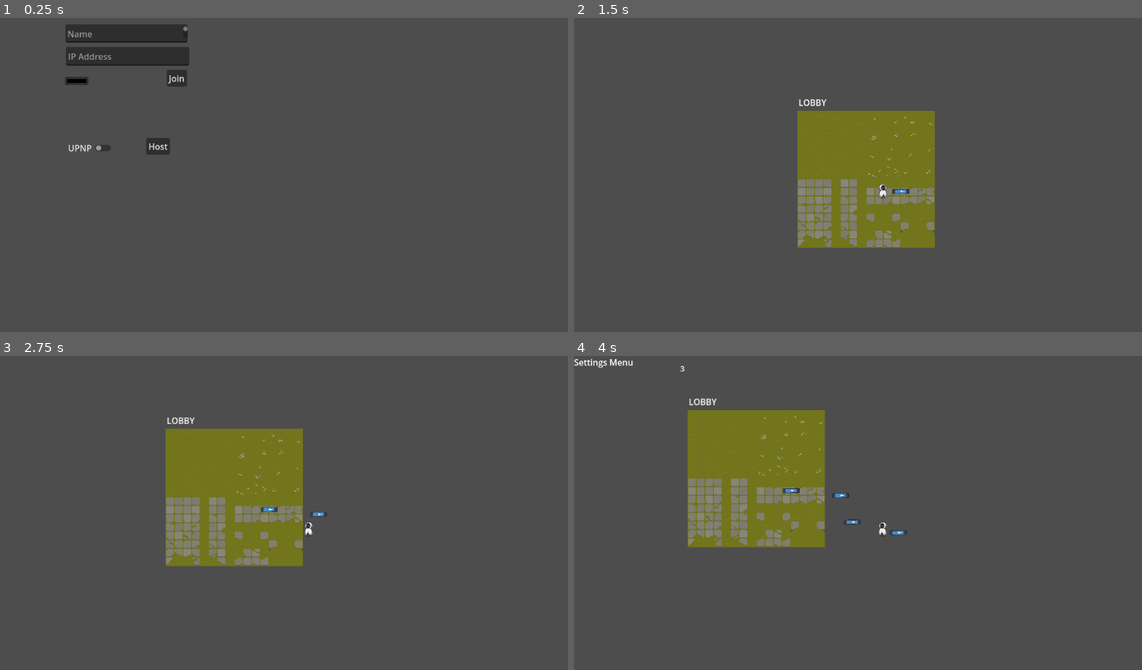
Above: before the commit, frames 1-4 (two rows, left to right).
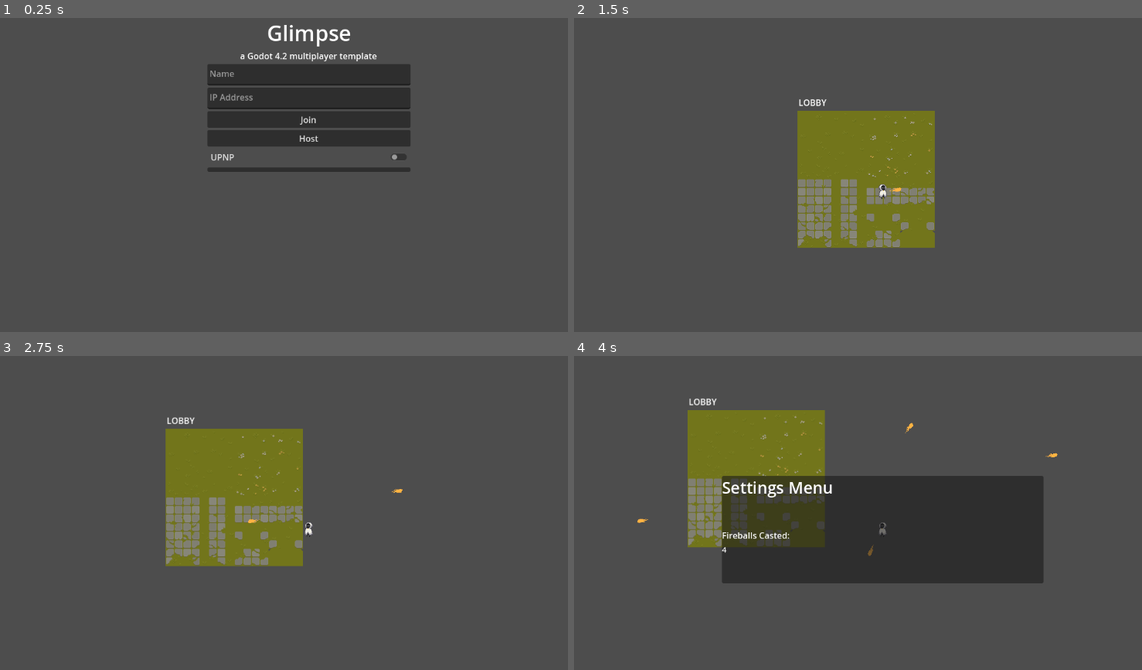
Above: after the commit, the same moments.

Repository: jonandrewdavis/glimpse
Game: Godot game, scene res://Main.tscn
Same seed, same stepped clock (60 frames per second), same inputs: the game is played once before the commit and once after it. The engine's default icon, where the game draws it, is replaced by a stand-in: a white triangle on a blue panel in a dark square.
Inputs (mouse positions are in pixels of both pictures, inside the frame that each line leads up to):
- Up to frame 1 (0.25 s): no input
- Up to frame 2 (1.5 s): click "Host" at 0.5 s; tap Enter at 1.25 s; move the mouse to (1017, 175) at 1.27 s; hold Right (ui_right) from 1.28 s (still down); tap F (f) at 1.35 s
- Up to frame 3 (2.75 s): tap Z (z, bound only before the commit) at 1.55, 2.1 s; move the mouse to (187, 547) at 2.02 s; release Right (ui_right) at 2.03 s; hold Down (ui_down) from 2.03 s (still down); tap F (f) at 2.3 s
- Up to frame 4 (4 s): move the mouse to (943, 453) at 2.77 s; release Down (ui_down) at 2.78 s; hold Right (ui_right) 2.78-3.53 s; tap F (f) at 2.85, 3.8 s; tap Z (z, bound only before the commit) at 3.05 s; move the mouse to (852, 597) at 3.52 s; hold Up (ui_up) from 3.53 s (still down); tap Tab (tab) at 3.6 s

The runs differ from the first frame. In frame 1, 13% of the frame differs, in the area x 11-73%, y 2-50%; in frame 2, less than 0.1%; in frame 3, 0.1%; in frame 4, 19%, in the area x 0-86%, y 0-73%.

Commit message:
re:do ui, adjust fireball, basically complete

Diff:
--- a/Main.tscn
+++ b/Main.tscn
@@ -22,65 +22,72 @@
 
 [node name="MainMenu" type="Control" parent="CanvasLayer"]
 layout_mode = 3
-anchors_preset = 0
-offset_right = 441.0
-offset_bottom = 280.0
+anchors_preset = 15
+anchor_right = 1.0
+anchor_bottom = 1.0
+grow_horizontal = 2
+grow_vertical = 2
 script = ExtResource("1_quv7y")
 
-[node name="Host" type="Button" parent="CanvasLayer/MainMenu"]
-layout_mode = 0
-offset_left = 273.0
-offset_top = 224.0
-offset_right = 317.0
-offset_bottom = 255.0
+[node name="Panel" type="Panel" parent="CanvasLayer/MainMenu"]
+layout_mode = 1
+anchors_preset = 5
+anchor_left = 0.5
+anchor_right = 0.5
+grow_horizontal = 2
+
+[node name="VBoxContainer" type="VBoxContainer" parent="CanvasLayer/MainMenu/Panel"]
+layout_mode = 1
+anchors_preset = 5
+anchor_left = 0.5
+anchor_right = 0.5
+offset_left = -189.5
+offset_right = 189.5
+offset_bottom = 164.0
+grow_horizontal = 2
+
+[node name="Title" type="Label" parent="CanvasLayer/MainMenu/Panel/VBoxContainer"]
+layout_mode = 2
+theme_override_font_sizes/font_size = 40
+text = "Glimpse"
+horizontal_alignment = 1
+
+[node name="Description" type="Label" parent="CanvasLayer/MainMenu/Panel/VBoxContainer"]
+layout_mode = 2
+text = "a Godot 4.2 multiplayer template"
+horizontal_alignment = 1
+
+[node name="Error" type="Label" parent="CanvasLayer/MainMenu/Panel/VBoxContainer"]
+visible = false
+layout_mode = 2
+text = "Error: Couldn't connect to the multiplayer server."
+
+[node name="Nickname" type="TextEdit" parent="CanvasLayer/MainMenu/Panel/VBoxContainer"]
+custom_minimum_size = Vector2(0, 40)
+layout_mode = 2
+placeholder_text = "Name"
+
+[node name="IP" type="TextEdit" parent="CanvasLayer/MainMenu/Panel/VBoxContainer"]
+custom_minimum_size = Vector2(0, 40)
+layout_mode = 2
+placeholder_text = "IP Address"
+
+[node name="Join" type="Button" parent="CanvasLayer/MainMenu/Panel/VBoxContainer"]
+layout_mode = 2
+text = "Join"
+
+[node name="Host" type="Button" parent="CanvasLayer/MainMenu/Panel/VBoxContainer"]
+layout_mode = 2
 text = "Host"
 
-[node name="Join" type="Button" parent="CanvasLayer/MainMenu"]
-layout_mode = 0
-offset_left = 311.0
-offset_top = 97.0
-offset_right = 349.0
-offset_bottom = 128.0
-text = "Join"
-
-[node name="UPNP" type="CheckButton" parent="CanvasLayer/MainMenu"]
-layout_mode = 0
-offset_left = 121.0
-offset_top = 227.0
-offset_right = 214.0
-offset_bottom = 258.0
+[node name="UPNP" type="CheckButton" parent="CanvasLayer/MainMenu/Panel/VBoxContainer"]
+layout_mode = 2
 text = "UPNP"
 
-[node name="Nickname" type="TextEdit" parent="CanvasLayer/MainMenu"]
-layout_mode = 0
-offset_left = 122.0
-offset_top = 12.0
-offset_right = 350.0
-offset_bottom = 46.0
-placeholder_text = "Name"
+[node name="ColorPickerButton" type="ColorPickerButton" parent="CanvasLayer/MainMenu/Panel/VBoxContainer"]
+layout_mode = 2
+edit_alpha = false
 
-[node name="IP" type="TextEdit" parent="CanvasLayer/MainMenu"]
-layout_mode = 0
-offset_left = 123.0
-offset_top = 54.0
-offset_right = 353.0
-offset_bottom = 89.0
-placeholder_text = "IP Address"
-
-[node name="ColorPickerButton" type="ColorPickerButton" parent="CanvasLayer/MainMenu"]
-layout_mode = 0
-offset_left = 121.0
-offset_top = 110.0
-offset_right = 165.0
-offset_bottom = 125.0
-
-[node name="Error" type="Label" parent="CanvasLayer/MainMenu"]
-visible = false
-layout_mode = 0
-offset_right = 40.0
-offset_bottom = 23.0
-text = "Error: Couldn't connect to the multiplayer server."
-
-[connection signal="pressed" from="CanvasLayer/MainMenu/Host" to="CanvasLayer/MainMenu" method="_on_host_pressed"]
-[connection signal="pressed" from="CanvasLayer/MainMenu/Join" to="CanvasLayer/MainMenu" method="_on_join_pressed"]
-[connection signal="toggled" from="CanvasLayer/MainMenu/UPNP" to="CanvasLayer/MainMenu" method="_on_upnp_toggled"]
+[connection signal="pressed" from="CanvasLayer/MainMenu/Panel/VBoxContainer/Join" to="CanvasLayer/MainMenu" method="_on_join_pressed"]
+[connection signal="pressed" from="CanvasLayer/MainMenu/Panel/VBoxContainer/Host" to="CanvasLayer/MainMenu" method="_on_host_pressed"]
+[connection signal="toggled" from="CanvasLayer/MainMenu/Panel/VBoxContainer/UPNP" to="CanvasLayer/MainMenu" method="_on_upnp_toggled"]
--- a/MainMenu.gd
+++ b/MainMenu.gd
@@ -5,10 +5,15 @@
 var quick_quit_enabled = true
 
 @onready var world_ref = get_node('/root/Main/World')
+@onready var ip_ref = $Panel/VBoxContainer/IP
+@onready var nickname = $Panel/VBoxContainer/Nickname
+@onready var upnp_ref = $Panel/VBoxContainer/UPNP
+@onready var color_button = $Panel/VBoxContainer/ColorPickerButton
 
 func _ready():
 	prepare_server_or_client()
 	multiplayer.connection_failed.connect(_on_connected_fail)
+	multiplayer.server_disconnected.connect(_on_connected_fail)
 	pass
 
 func _unhandled_input(_event):
@@ -31,7 +36,7 @@
 	if args.size() == 0:
 		# OPTIONAL: Create a text file with this name, it won't be added to git.
 		# When you export, the server IP will be pre-filled for clients.
-		$IP.text = read_secret_ip("res://DEDICATED_SERVER_SECRET.txt")
+		ip_ref.text = read_secret_ip("res://DEDICATED_SERVER_SECRET.txt")
 
 func _on_host_pressed():
 	var peer = ENetMultiplayerPeer.new()
@@ -43,7 +48,7 @@
 	start_game()
 
 func _on_join_pressed():
-	var ip = $IP.text
+	var ip = ip_ref.text
 	var peer = ENetMultiplayerPeer.new()
 	var peer_client_status = peer.create_client(ip, PORT)
 	if peer_client_status == OK:
@@ -53,18 +58,17 @@
 	else:
 		_on_connected_fail()
 
-# This is a just in case.
 func _on_connected_fail():
 	multiplayer.multiplayer_peer = null
-	$Error.show()
+	$Panel/VBoxContainer/Error.show()
 	show()
 
 func start_game():
 	# If we're a client, we just hide and send our join info.
 	hide()
 	Store.client_join_info = {
-		"nickname": $Nickname.text,
-		"color": $ColorPickerButton.color,
+		"nickname": nickname.text,
+		"color": color_button.color,
 		"id": multiplayer.get_unique_id(),
 	}
 
--- a/Player/Player.gd
+++ b/Player/Player.gd
@@ -74,19 +74,23 @@
 	mov_direction = mov_direction.normalized()
 
 	if Input.is_action_just_released("f"):
-		create_object.rpc()
-
-	if Input.is_action_just_released("z"):
+		# Incrementing the score is just an example.
 		var newVal = Store.store.score + 1
 		Store.set_state.rpc('score', newVal)
+		# Because player input isn't synced and create happens on the server
+		# we need to pass in the mouse position of the player who casted it.
+		cast_fireball.rpc(get_global_mouse_position())
 
 @rpc("call_local", "reliable")
-func create_object():
+func cast_fireball(player_mouse_position):
 	if multiplayer.is_server():
-		var fire = load("res://Projectiles/Fireball.tscn")
-		var fun = fire.instantiate()
-		fun.position = global_position
-		get_parent().add_child(fun, true)
+		var fireball_scene = load("res://Projectiles/Fireball.tscn")
+		var fireball = fireball_scene.instantiate()
+		fireball.position = global_position
+		fireball.look_at(player_mouse_position)
+		fireball.direction = (player_mouse_position - global_position).normalized()
+		# I learned the hard way only the server should add things the MultiplayerSpawner will handle the rest.
+		get_parent().add_child(fireball, true)
 
 # if is_on_wall() and FSM.current_state.name != 'PlayerMove':
 	# velocity = velocity.move_toward(mov_direction * max_speed * 0.9, (acceleration * 1.05) * delta)
--- a/Projectiles/Fireball.gd
+++ b/Projectiles/Fireball.gd
@@ -1 +1,12 @@
 extends Node2D
+
+var direction: Vector2 = Vector2.ZERO
+var speed = 200
+
+func _ready():
+	if multiplayer.is_server():
+		await get_tree().create_timer(4).timeout
+		queue_free()
+
+func _physics_process(delta: float) -> void:
+	position += direction * speed * delta
--- a/Projectiles/Fireball.tscn
+++ b/Projectiles/Fireball.tscn
@@ -1,6 +1,6 @@
 [gd_scene load_steps=4 format=3 uid="uid://dxc5fjs64yve3"]
 
-[ext_resource type="Texture2D" uid="uid://l1651pbhatb7" path="res://icon.svg" id="1_7sxxj"]
+[ext_resource type="Script" path="res://Projectiles/Fireball.gd" id="1_xn621"]
 
 [sub_resource type="CircleShape2D" id="CircleShape2D_ul2ya"]
 radius = 4.12311
@@ -9,19 +9,24 @@
 properties/0/path = NodePath(".:position")
 properties/0/spawn = true
 properties/0/replication_mode = 1
+properties/1/path = NodePath(".:rotation")
+properties/1/spawn = true
+properties/1/replication_mode = 1
 
 [node name="Fireball" type="Node2D"]
-
-[node name="Sprite2D" type="Sprite2D" parent="."]
-position = Vector2(35.8676, -0.397298)
-rotation = 1.55334
-scale = Vector2(0.0726492, 0.244133)
-texture = ExtResource("1_7sxxj")
+script = ExtResource("1_xn621")
 
 [node name="Area2D" type="Area2D" parent="."]
 
 [node name="CollisionShape2D" type="CollisionShape2D" parent="Area2D"]
+position = Vector2(23, 0)
 shape = SubResource("CircleShape2D_ul2ya")
 
 [node name="MultiplayerSynchronizer" type="MultiplayerSynchronizer" parent="."]
 replication_config = SubResource("SceneReplicationConfig_oi5yr")
+
+[node name="Polygon2D" type="Polygon2D" parent="."]
+position = Vector2(0, 1.19209e-07)
+scale = Vector2(1, 0.7)
+color = Color(1, 0.705882, 0.258824, 1)
+polygon = PackedVector2Array(19, -4, 24, -5, 27, -2, 26, 2, 24, 5, 20, 5, 14, 4, 17, 3, 14, 2, 11, 3, 8, 3, 12, 1, 12, 0, 7, 1, 4, 1, 10, -1, 15, -2, 16, -3, 13, -3, 11, -3, 15, -5, 17, -4)
--- a/Store/Store.gd
+++ b/Store/Store.gd
@@ -35,7 +35,6 @@
 func set_state(key, value):
 	if multiplayer.is_server():
 		if key == 'client_join':
-
 			store.players[value.id] = value
 		if key == 'client_leave':
 			store.players.erase(value)
--- a/UI/UI.gd
+++ b/UI/UI.gd
@@ -1,14 +1,11 @@
 extends Node
-
-# Server is authorativie LIST of EVERYTHING. and we do nothing but link up the "text".
-# properties in the Syncronizer!
 
 @export var score = 0
 @export var peer_list = []
 
 @onready var menu_ref = $CanvasLayer/SettingsMenu
-@onready var players_label = $CanvasLayer/SettingsMenu/Players
-@onready var score_label = $CanvasLayer/SettingsMenu/Label
+@onready var players_label = $CanvasLayer/SettingsMenu/Panel/VBoxContainer/Players
+@onready var score_label = $CanvasLayer/SettingsMenu/Panel/VBoxContainer/Score
 
 func _ready():
 	menu_ref.hide()
@@ -22,12 +19,10 @@
 		var single = ""
 		for k in Store.store.players[id]:
 			single += str(Store.store.players[id][k]) + ', '
-
-		completePlayers += 'player: ' + single + '\n '
+		completePlayers += 'player: ' + single + '\n'
 	players_label.text = completePlayers
 	pass
 
-# TODO: this should be a player action?
 func _unhandled_input(_event):
 	if Input.is_action_just_pressed("esc") or Input.is_action_just_pressed("tab"):
 		menu_ref.visible = !menu_ref.visible
--- a/UI/UI.tscn
+++ b/UI/UI.tscn
@@ -9,27 +9,45 @@
 
 [node name="SettingsMenu" type="Control" parent="CanvasLayer"]
 layout_mode = 3
-anchors_preset = 0
-offset_right = 40.0
-offset_bottom = 40.0
+anchors_preset = 15
+anchor_right = 1.0
+anchor_bottom = 1.0
+grow_horizontal = 2
+grow_vertical = 2
 
-[node name="Top" type="Label" parent="CanvasLayer/SettingsMenu"]
-layout_mode = 0
-offset_right = 106.0
-offset_bottom = 23.0
+[node name="Panel" type="Panel" parent="CanvasLayer/SettingsMenu"]
+custom_minimum_size = Vector2(600, 200)
+layout_mode = 1
+anchors_preset = 8
+anchor_left = 0.5
+anchor_top = 0.5
+anchor_right = 0.5
+anchor_bottom = 0.5
+grow_horizontal = 2
+grow_vertical = 2
+
+[node name="VBoxContainer" type="VBoxContainer" parent="CanvasLayer/SettingsMenu/Panel"]
+layout_mode = 1
+anchors_preset = 15
+anchor_right = 1.0
+anchor_bottom = 1.0
+grow_horizontal = 2
+grow_vertical = 2
+
+[node name="SettingsMenuLabel" type="Label" parent="CanvasLayer/SettingsMenu/Panel/VBoxContainer"]
+layout_mode = 2
+theme_override_font_sizes/font_size = 30
 text = "Settings Menu"
 
-[node name="Players" type="Label" parent="CanvasLayer/SettingsMenu"]
-layout_mode = 0
-offset_left = 20.0
-offset_top = 50.0
-offset_right = 148.0
-offset_bottom = 129.0
+[node name="Players" type="Label" parent="CanvasLayer/SettingsMenu/Panel/VBoxContainer"]
+layout_mode = 2
 
-[node name="Label" type="Label" parent="CanvasLayer/SettingsMenu"]
-layout_mode = 0
-offset_left = 198.0
-offset_top = 12.0
-offset_right = 252.0
-offset_bottom = 42.0
+[node name="Label" type="Label" parent="CanvasLayer/SettingsMenu/Panel/VBoxContainer"]
+layout_mode = 2
+text = "
+Fireballs Casted:"
+
+[node name="Score" type="Label" parent="CanvasLayer/SettingsMenu/Panel/VBoxContainer"]
+layout_mode = 2
 theme_override_font_sizes/font_size = 15
+text = "0"
--- a/project.godot
+++ b/project.godot
@@ -58,11 +58,6 @@
 "events": [Object(InputEventKey,"resource_local_to_scene":false,"resource_name":"","device":-1,"window_id":0,"alt_pressed":false,"shift_pressed":false,"ctrl_pressed":false,"meta_pressed":false,"pressed":false,"keycode":0,"physical_keycode":70,"key_label":0,"unicode":102,"echo":false,"script":null)
 ]
 }
-z={
-"deadzone": 0.5,
-"events": [Object(InputEventKey,"resource_local_to_scene":false,"resource_name":"","device":-1,"window_id":0,"alt_pressed":false,"shift_pressed":false,"ctrl_pressed":false,"meta_pressed":false,"pressed":false,"keycode":0,"physical_keycode":90,"key_label":0,"unicode":122,"echo":false,"script":null)
-]
-}
 esc={
 "deadzone": 0.5,
 "events": [Object(InputEventKey,"resource_local_to_scene":false,"resource_name":"","device":-1,"window_id":0,"alt_press …(182 unchanged characters)…
